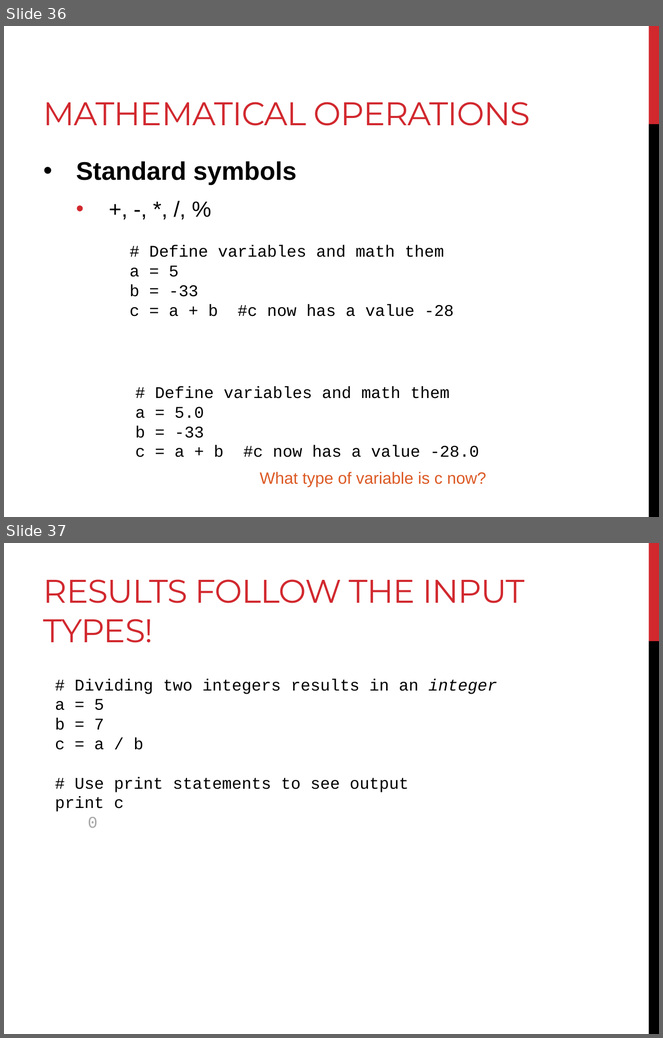
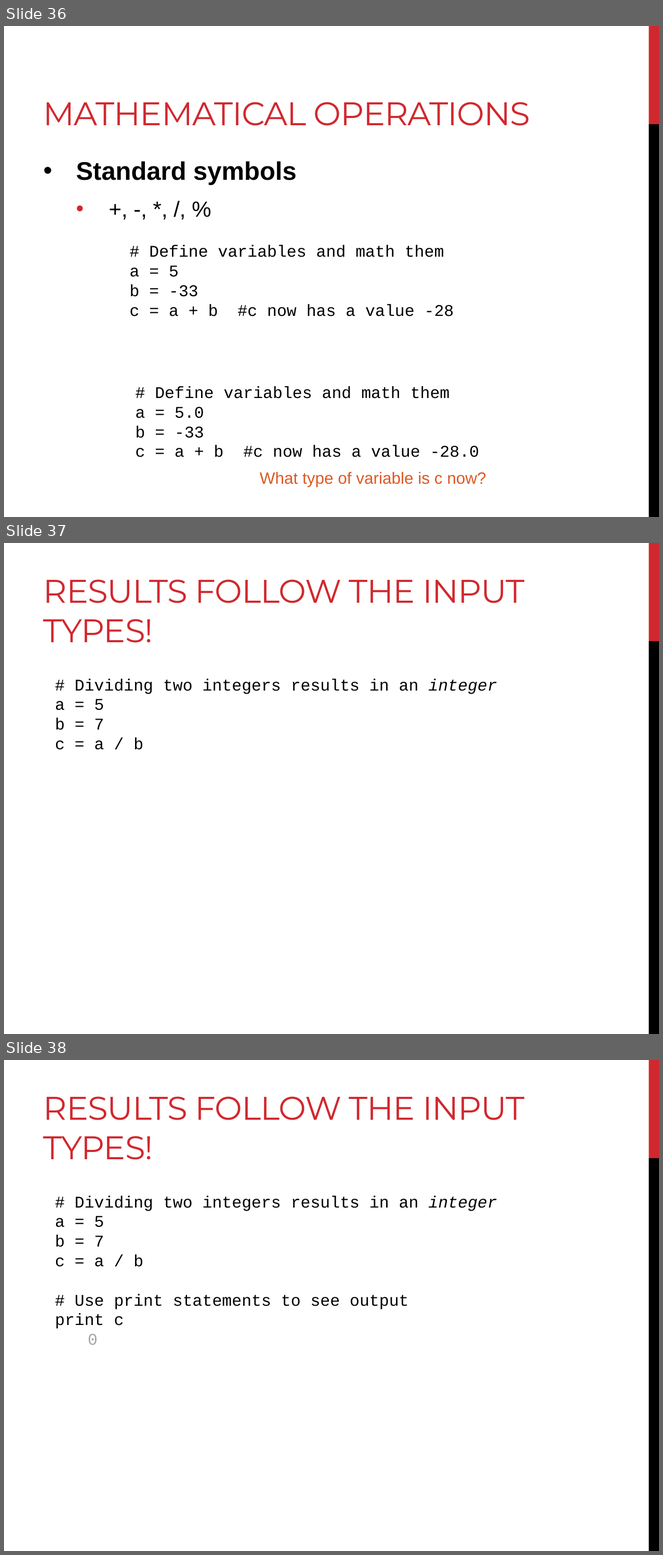
Before and after one commit to BjornFJohansson/ccbb_bigdata2015_python, a slide deck: slides/slides_day1.pptx. Shown one above the other, each under a label of ours: slides 36 and 37 before the commit, slides 36, 37 and 38 after it. The pictures are 663x1038 and 663x1555 pixels, drawn with LibreOffice and Linux fonts; fonts in the diff are those of the drawing. Boxes give left, top, right and bottom in pixels: in the first picture for what was removed or moved away, otherwise in the second. Text is boxed around its words. In the diff, an @@ line names an element or a change of style, - is before the commit and + after.

```diff
--- a/slides/slides_day1.pptx
+++ b/slides/slides_day1.pptx
@@ slide 37 added at bbox=[4, 543, 659, 1034], background #FFFFFF; not listed: 2 template elements that a slide beside it also shows @@
@@ title added at bbox=[44, 579, 525, 643], 36 pt, text #D1282E @@
+RESULTS FOLLOW THE INPUT TYPES!
@@ text added at bbox=[55, 679, 497, 750], 18 pt, text #000000 @@
+# Dividing two integers results in an integer
+a = 5
+b = 7
+c = a / b
@@ what was slide 37 is now slide 38 @@
```
Also in this commit, not shown: 7 slides changed, 3 other slides added, 1 slide removed, 1 other file.
